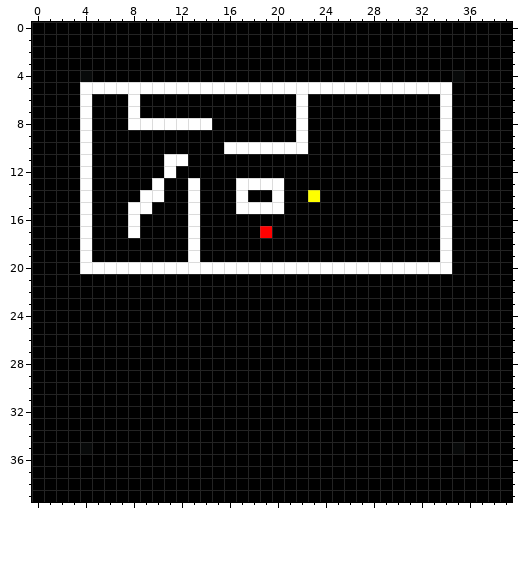
A pixel-art sprite gets an edit: Tuto/ressources/maps/lvl01.png. Above: the version before the commit.
The file is 40x40 pixels.
The result:
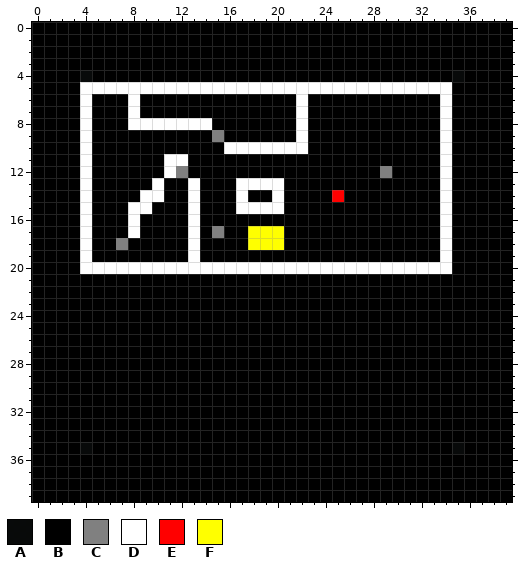
Palette (. is transparent): A #000000f1  B #000000  C #808080  D #ffffff  E #ff0000  F #ffff00
What changed:
Colour F becomes colour B in row 14 at x 23.
Colour B becomes colour C in row 9 at x 15; in row 12 at x 12 and 29; in row 17 at x 15; in row 18 at x 7.
Colour B becomes colour E in row 14 at x 25.
Colour B becomes colour F in row 17 at x 18 and 20; in row 18 at x 18 to 20.
Colour E becomes colour F in row 17 at x 19.
